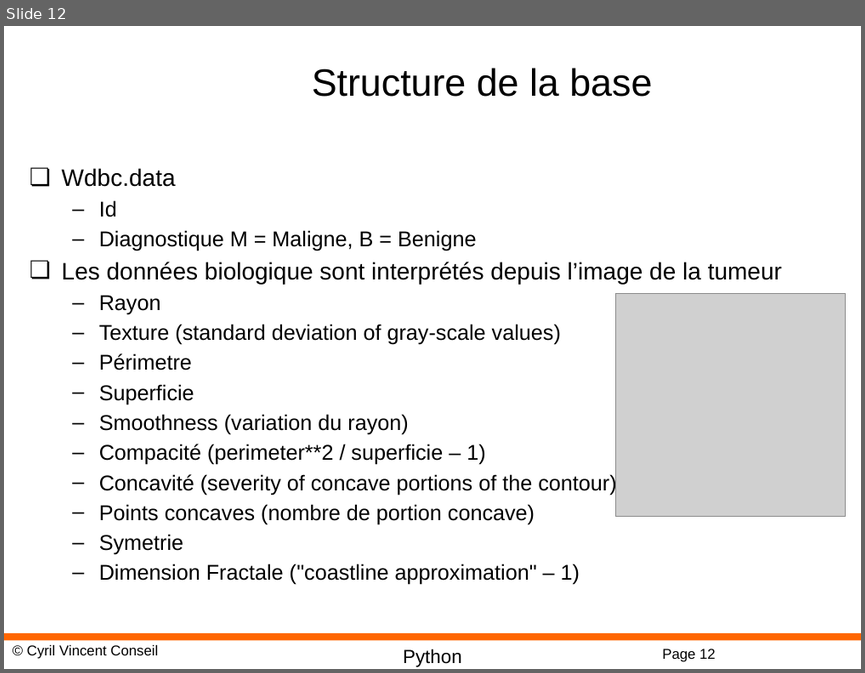
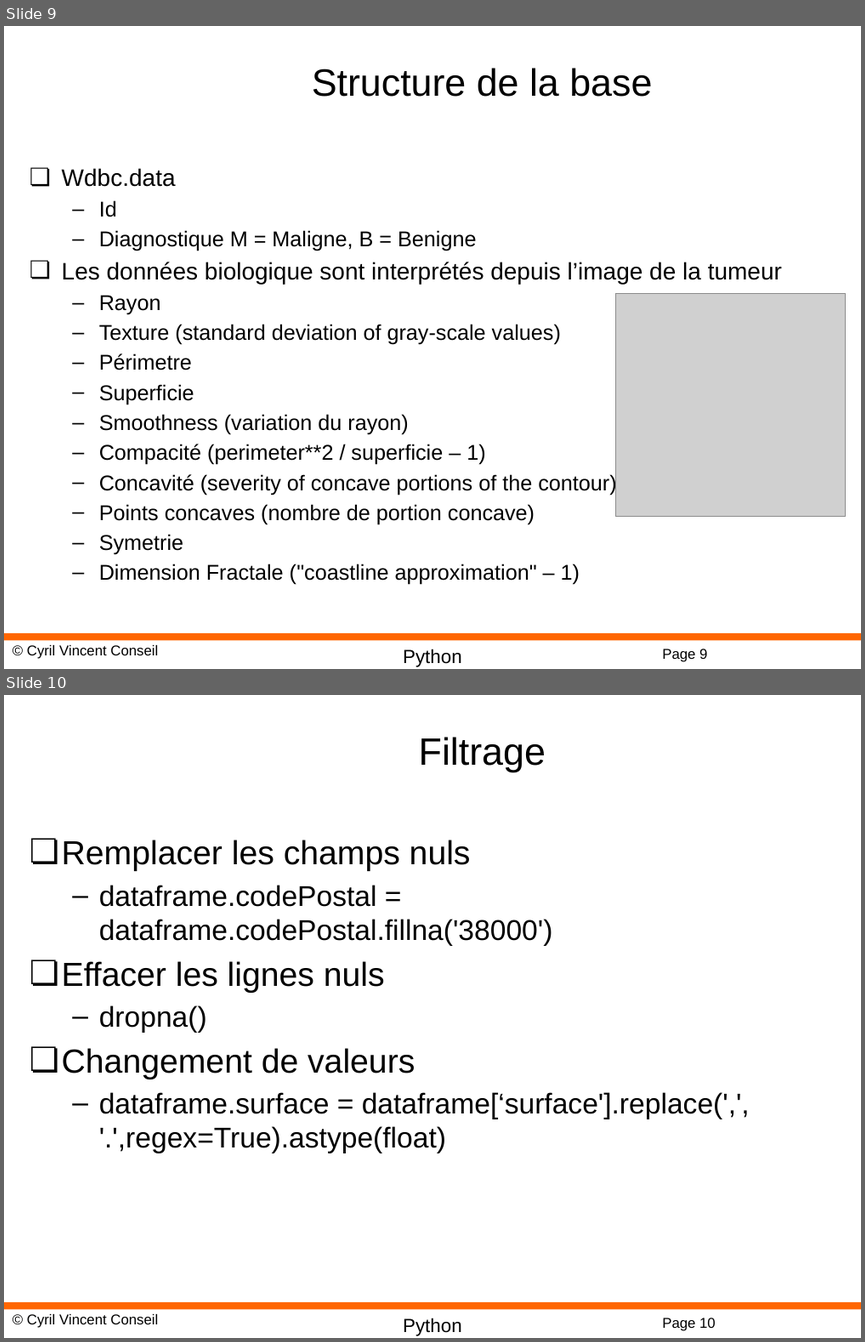
Before and after one commit to cyrilvincent/ML, a slide deck: PPT/MachineLearning12-Pandas.pptx. Shown one above the other, each under a label of ours: slide 12 before the commit, slides 9 and 10 after it. The pictures are 865x673 and 865x1342 pixels, drawn with LibreOffice and Linux fonts; fonts in the diff are those of the drawing; grey boxes stand for pictures; background and template pictures are left out. Boxes give left, top, right and bottom in pixels: in the first picture for what was removed or moved away, otherwise in the second. Text is boxed around its words. In the diff, an @@ line names an element or a change of style, - is before the commit and + after.

```diff
--- a/PPT/MachineLearning12-Pandas.pptx
+++ b/PPT/MachineLearning12-Pandas.pptx
@@ slide 10 added at (x1=4, y1=695, x2=861, y2=1338), background #FFFFFF; not listed: 4 template elements that a slide beside it also shows @@
@@ title added at (x1=419, y1=737, x2=545, y2=772), 32 pt, text #000000 @@
+Filtrage
@@ text added at (x1=62, y1=839, x2=749, y2=1153), 24 pt, text #000000 @@
+❏ Remplacer les champs nuls
+  – dataframe.codePostal = dataframe.codePostal.fillna('38000')
+❏ Effacer les lignes nuls
+  – dropna()
+❏ Changement de valeurs
+  – dataframe.surface = dataframe[‘surface'].replace(',', '.',regex=True).astype(float)
@@ what was slide 12 is now slide 9 @@
@@ page number at (x1=662, y1=648, x2=707, y2=662): text changed @@
-Page 12
+Page 9
```
Also in this commit, not shown: 1 slide changed, 2 other slides added, 3 slides removed, 4 other files.
